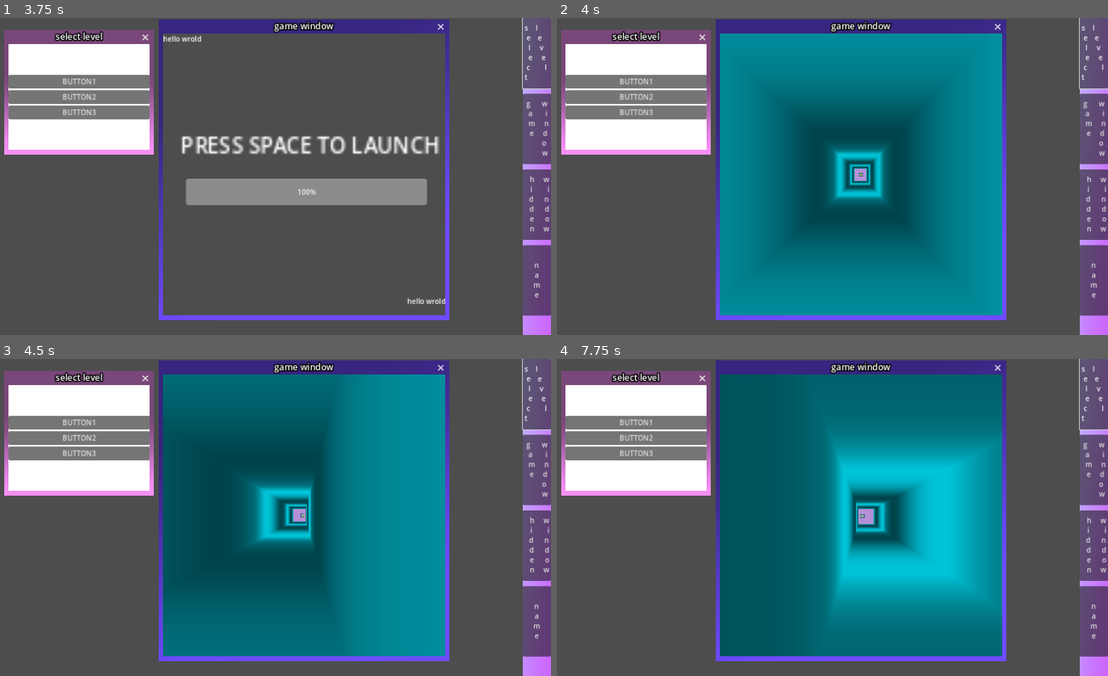
Above: before the commit, frames 1-4 (two rows, left to right).
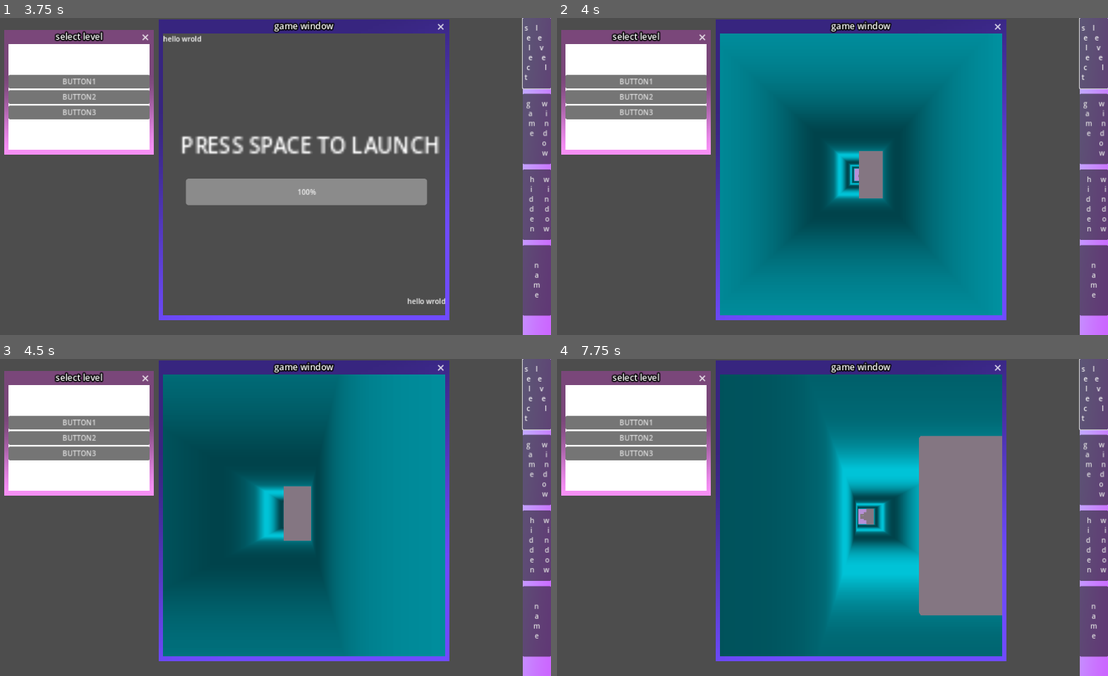
Above: after the commit, the same moments.

Repository: ktosox/GWJ77-Metamorphosis
Game: Godot game, scene res://game.tscn
Two runs of this game, one before a commit and one after it. Both use one fixed random seed, a clock stepped at 60 frames per second and the inputs below.
Inputs (mouse positions are in pixels of both pictures, inside the frame that each line leads up to):
- Up to frame 1 (3.75 s): click "BUTTON1" at 0.5 s; click "BUTTON2" at 1.25 s; click "BUTTON3" at 2 s; click "s l e e l v e e c l t" at 2.75 s; tap Space at 3.5 s; move the mouse to (391, 160) at 3.52 s; hold D (Move_Right) from 3.53 s (still down); hold Right mouse button (RMB) from 3.53 s (still down); click (391, 160) at 3.67 s
- Up to frame 2 (4 s): keep holding D (Move_Right); keep holding Right mouse button (RMB); tap Enter (ui_accept) at 3.77 s
- Up to frame 3 (4.5 s): move the mouse to (154, 533) at 4.27 s; release D (Move_Right) at 4.28 s; release Right mouse button (RMB) at 4.28 s; hold S (Move_Down) from 4.28 s (still down); right-click (154, 533) at 4.35 s
- Up to frame 4 (7.75 s): tap Enter (ui_accept) at 4.52, 6.02, 6.77, 7.52 s; move the mouse to (882, 447) at 5.02 s; release S (Move_Down) at 5.03 s; hold D (Move_Right) 5.03-5.78 s; hold Right mouse button (RMB) 5.03-5.78 s; move the mouse to (799, 580) at 5.77 s; hold W (Move_Up) 5.78-6.53 s; right-click (799, 580) at 5.85 s; click (799, 580) at 5.92 s; move the mouse to (997, 565) at 6.52 s; hold Right mouse button (RMB) 6.53-7.28 s; hold A (Move_Left) from 6.53 s (still down); move the mouse to (656, 469) at 7.27 s; right-click (656, 469) at 7.35 s

Frame 1 is identical in both runs. In frame 2, 0.6% of the frame differs, in the area x 54-60%, y 42-57%; in frame 3, 0.9%; in frame 4, 8.7%, in the area x 55-81%, y 24-81%.

Commit message:
added floors

Diff:
--- a/Game/level/floor_segment.tscn
+++ b/Game/level/floor_segment.tscn
@@ -24,9 +24,11 @@
 [node name="CollisionShape3D2" type="CollisionShape3D" parent="."]
 transform = Transform3D(1, 0, 0, 0, 1, 0, 0, 0, 1, -1, 0, -1)
 shape = SubResource("BoxShape3D_5glpq")
+disabled = true
 
 [node name="MeshInstance3D" type="MeshInstance3D" parent="."]
 transform = Transform3D(1, 0, 0, 0, 1, 0, 0, 0, 1, -1, 0, -1)
+visible = false
 mesh = SubResource("BoxMesh_v1j50")
 
 [node name="MeshInstance3D2" type="MeshInstance3D" parent="."]
--- a/Game/level/level_builder.gd
+++ b/Game/level/level_builder.gd
@@ -12,6 +12,9 @@
 
 var bigger_segment_scene = preload("res://level/segments/segment_bigger.tscn")
 
+var floor_scene = preload("res://level/floor_segment.tscn")
+
+var _total_length : int
 
 signal level_complete
 
@@ -43,25 +46,38 @@
 func create_segments() -> void:
 	assert(segment_count > 0)
 	var segment_offset = 0
-	for S in segment_count:
+	for S in segment_count: # make each segemnt and add it to $SegmentsGoHere
 		var new_segment
 		match randi()%2:
 			0: new_segment = segment_scene.instantiate() as Node3D
 			1: new_segment = bigger_segment_scene.instantiate() as Node3D
-
+		$SegmentsGoHere.add_child(new_segment)
 		new_segment.global_position = Vector3(0,segment_offset,0)
 
 		segment_offset -= new_segment.get_meta("length")
-		$SegmentsGoHere.add_child(new_segment)
-		# make each segemnt and add it to $SegmentsGoHere
+
+
 		pass
-	$PlayerCatcher.global_position = Vector3(0,segment_offset+6,0)
-	# move $PlayerCatcher to the end of the last segment
+	$PlayerCatcher.global_position = Vector3(0,segment_offset+6,0) # move $PlayerCatcher to the end of the last segment
+
+
+	_total_length = abs(segment_offset)
 	pass
 
 
 func create_features() -> void:
 	# place features in range from the end of segment 1 to the top of last segment
+	var length_to_floor_ratio = 36
+	var first_floor_zone = 12
+	var desired_floor_count = roundi(_total_length/length_to_floor_ratio)
+	print(desired_floor_count)
+	var next_floor_hight = first_floor_zone + randi()%4
+	for count in desired_floor_count:
+		var new_floor = floor_scene.instantiate() as Node3D
+		$FeaturesGoHere.add_child(new_floor)
+		new_floor.global_rotation_degrees = Vector3(0, randi_range(0,3) * (90.0),0 )
+		new_floor.global_position = Vector3(0,-next_floor_hight,0)
+		next_floor_hight += length_to_floor_ratio + randi_range(-6,6)
 
 	pass
 
